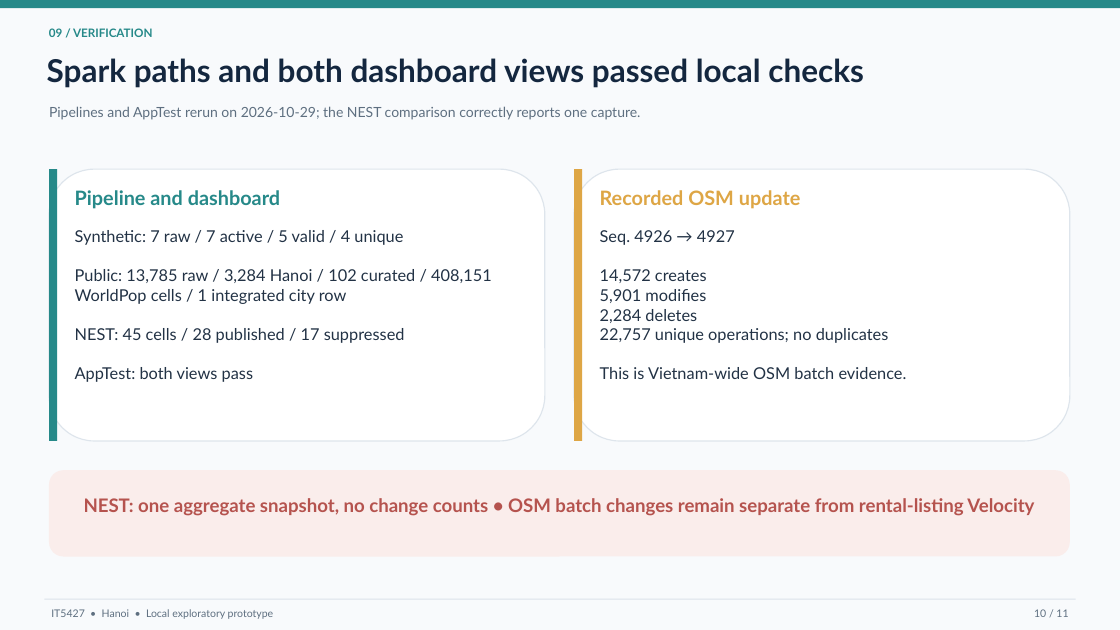
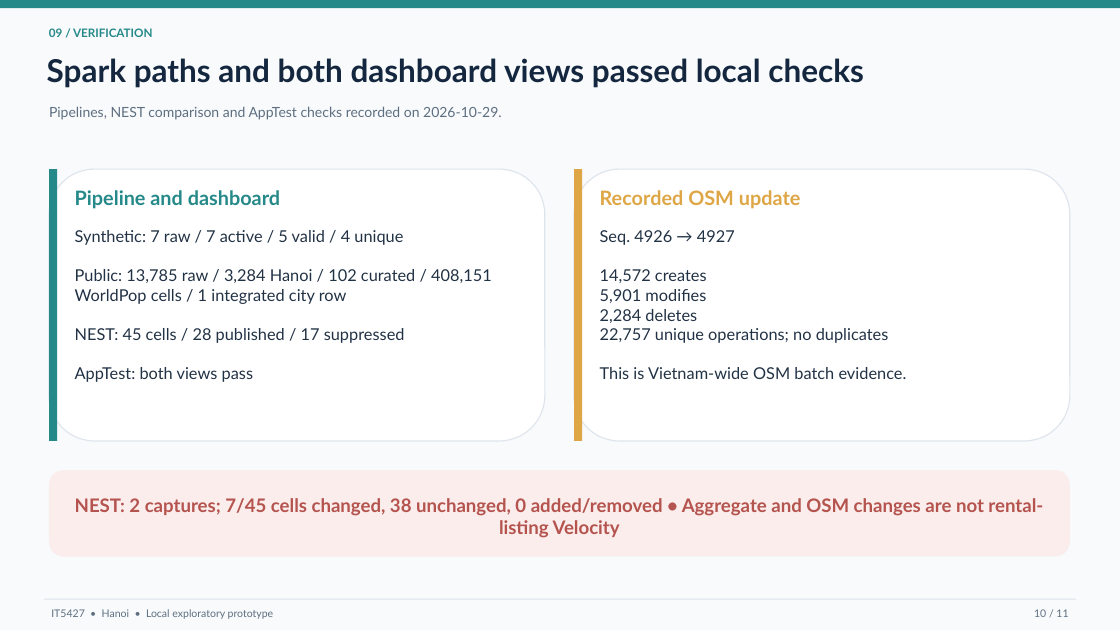
Before and after one commit to anhnd210020/apartment-rental-hanoi, a slide deck: slide 10 of docs/IT5427_final_presentation.pptx. Drawn at 1120x630 pixels with LibreOffice and Linux fonts; fonts in the diff are those of the drawing. Boxes give left, top, right and bottom in pixels: in the first picture for what was removed or moved away, otherwise in the second. Text is boxed around its words. In the diff, an @@ line names an element or a change of style, - is before the commit and + after.

Commit message:
Finalize Oct 29 submission audit and NEST comparison

```diff
--- a/docs/IT5427_final_presentation.pptx
+++ b/docs/IT5427_final_presentation.pptx
@@ text at [49, 106, 502, 120]: text changed @@
-Pipelines and AppTest rerun on 2026-10-29; the NEST comparison correctly reports one capture.
+Pipelines, NEST comparison and AppTest checks recorded on 2026-10-29.
@@ text at [75, 498, 1043, 538]: text changed @@
-NEST: one aggregate snapshot, no change counts • OSM batch changes remain separate from rental-listing Velocity
+NEST: 2 captures; 7/45 cells changed, 38 unchanged, 0 added/removed • Aggregate and OSM changes are not rental-listing Velocity
```
Also in this commit, not shown: 3 other slides changed, 43 other files.
